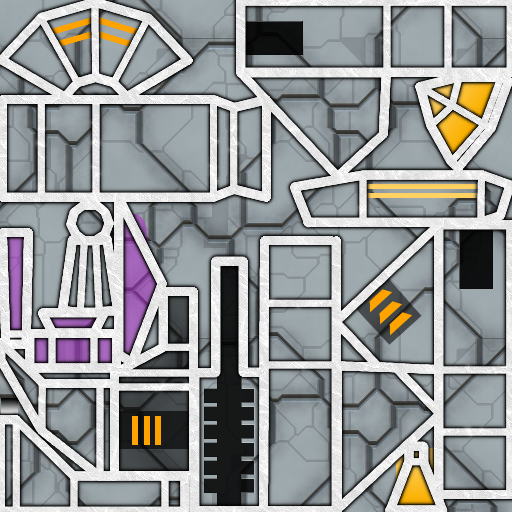
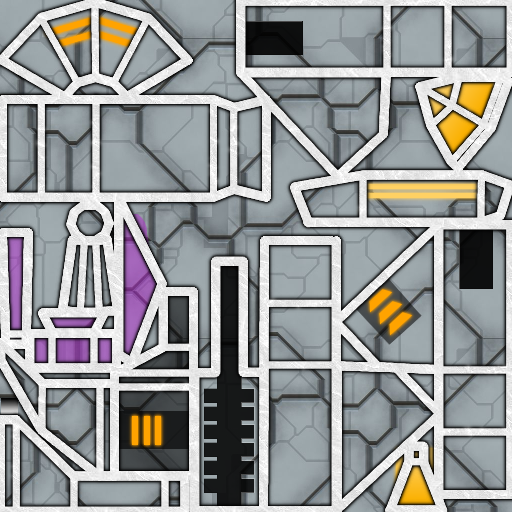
Before/after of a 512×512 layered artwork. What changed in the layer stack:
removed layer "luci #1" over left=369, top=289, right=413, bottom=336
added layer "luci copia #1" above "luci copia" over left=42, top=13, right=486, bottom=502
added layer "luci copia" above "luci" over left=42, top=13, right=486, bottom=502
painted on "luci" over left=369, top=289, right=413, bottom=336
